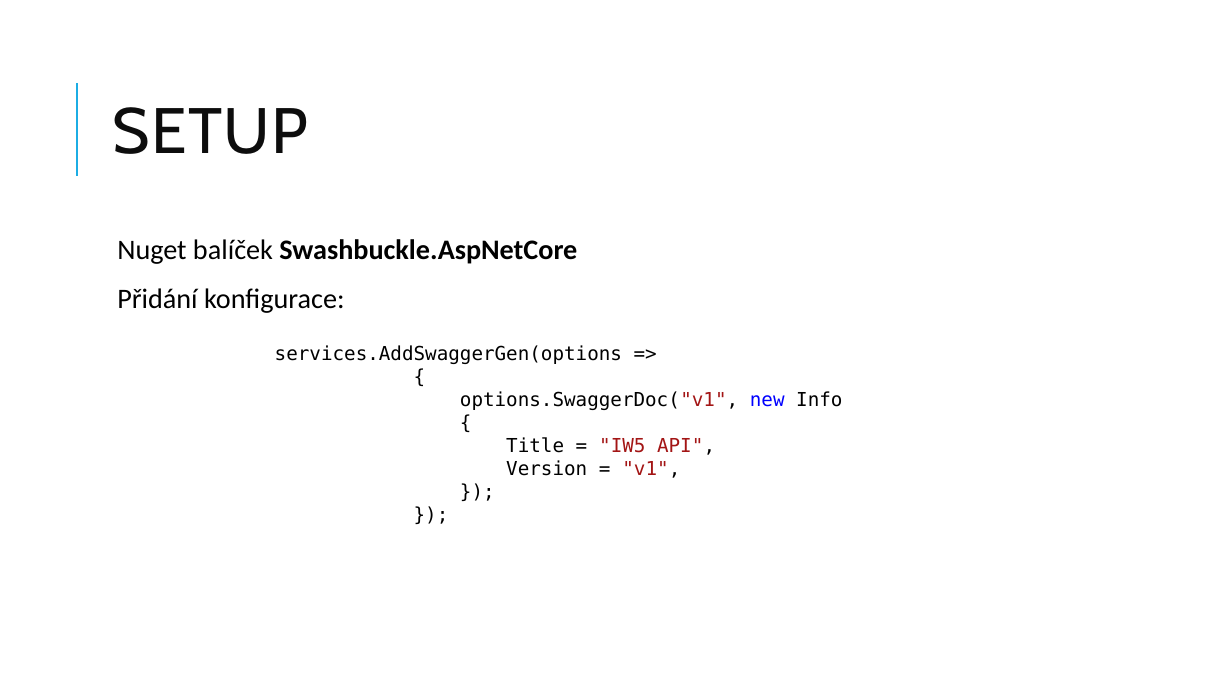
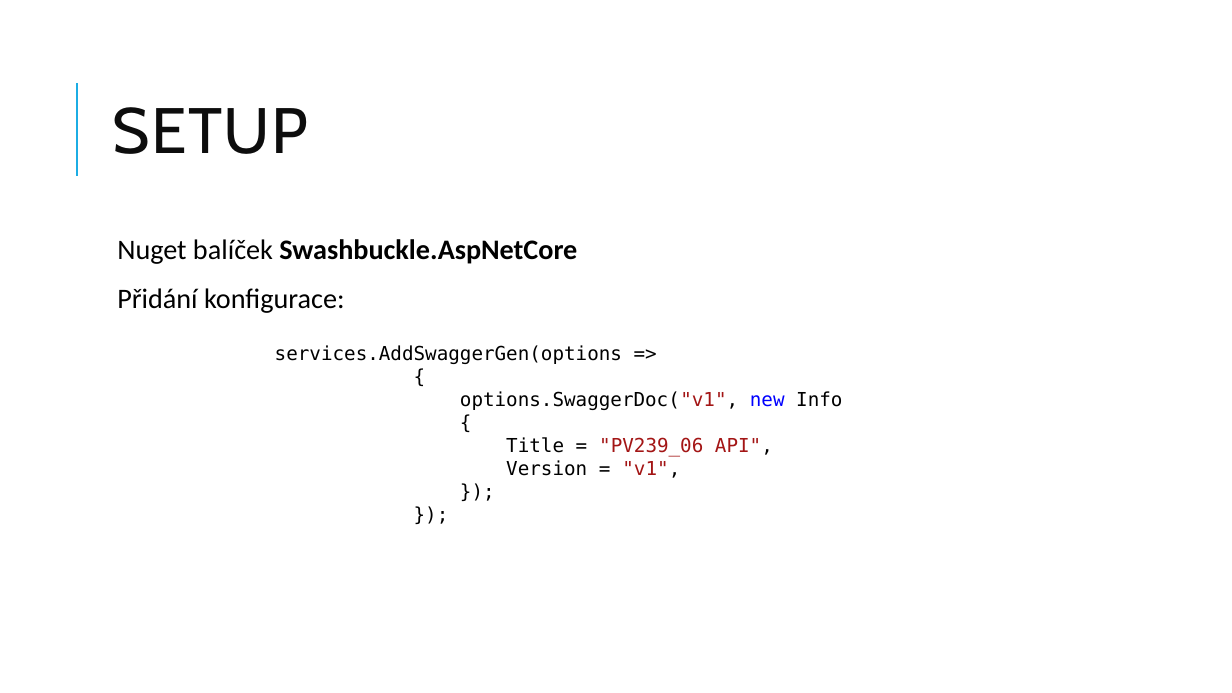
Before and after one commit to jasho/pv239-maui, a slide deck: slide 7 of 06_API/PV239-Xamarin-06_API.pptx. Drawn at 1232x693 pixels with LibreOffice and Linux fonts; fonts in the diff are those of the drawing. Boxes give left, top, right and bottom in pixels: in the first picture for what was removed or moved away, otherwise in the second. Text is boxed around its words. In the diff, an @@ line names an element or a change of style, - is before the commit and + after.

```diff
--- a/06_API/PV239-Xamarin-06_API.pptx
+++ b/06_API/PV239-Xamarin-06_API.pptx
@@ text at (506,437,773,457): text changed @@
-Title = "IW5 API",
+Title = "PV239_06 API",
```
Also in this commit, not shown: 1 other slide changed, 2 other files.
